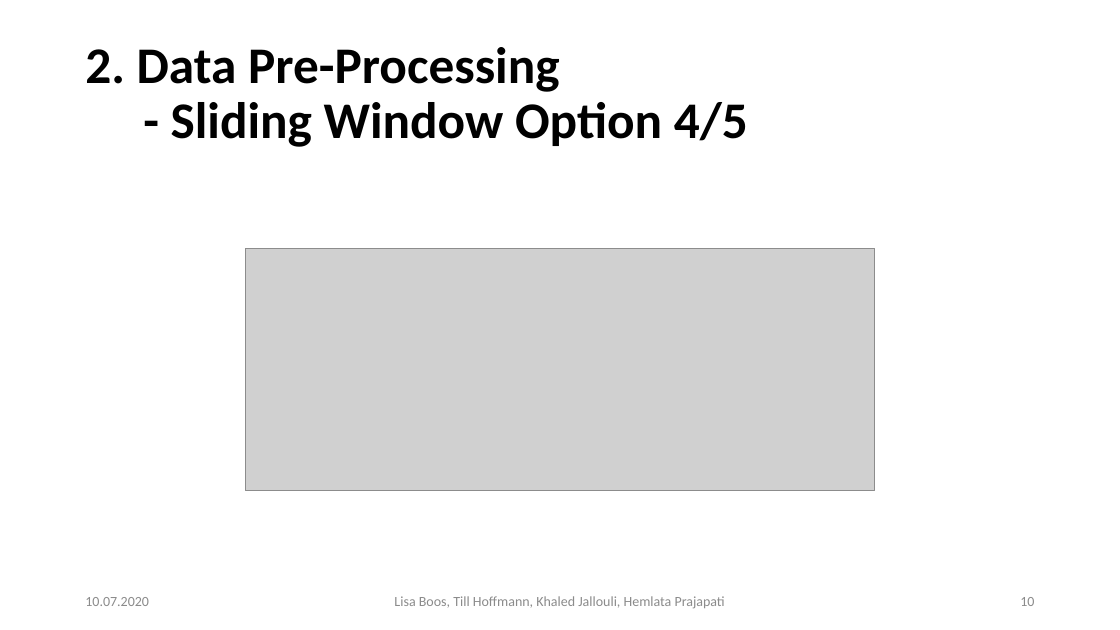
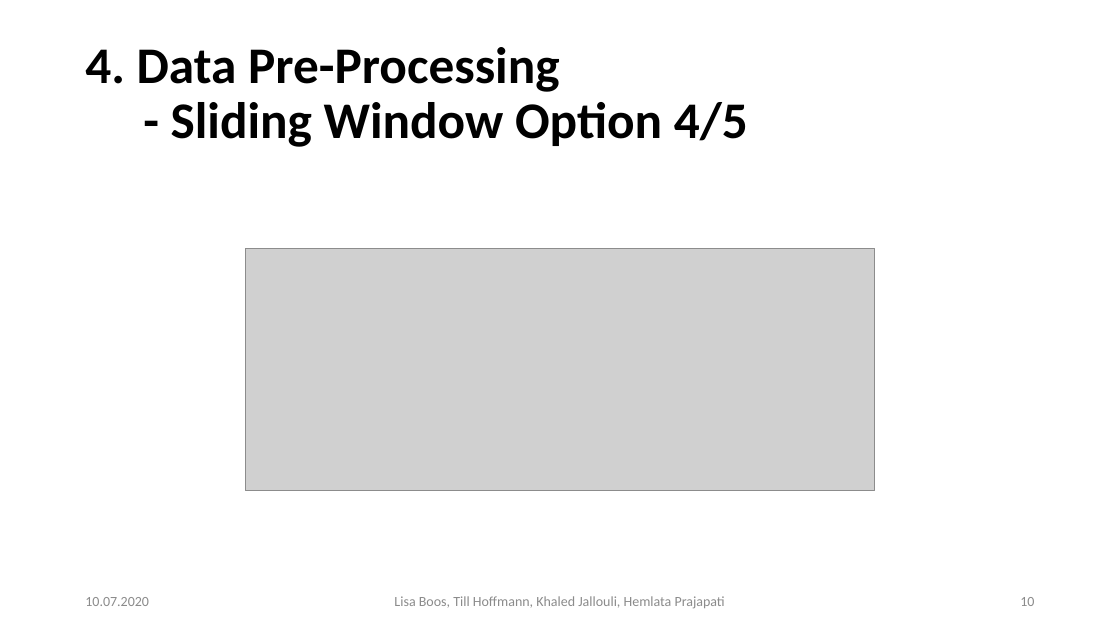
Before and after one commit to Khaledjallouli/project, a slide deck: slide 10 of Daily/sprint9/Final_Presentation_Phase_I.pptx. Drawn at 1120x630 pixels with LibreOffice and Linux fonts; fonts in the diff are those of the drawing; grey boxes stand for pictures; background and template pictures are left out. Boxes give left, top, right and bottom in pixels: in the first picture for what was removed or moved away, otherwise in the second. Text is boxed around its words. In the diff, an @@ line names an element or a change of style, - is before the commit and + after.

```diff
--- a/Daily/sprint9/Final_Presentation_Phase_I.pptx
+++ b/Daily/sprint9/Final_Presentation_Phase_I.pptx
@@ title at (x1=85, y1=47, x2=748, y2=147): text changed @@
-2. Data Pre-Processing
-- Sliding Window Option 4/5
+4. Data Pre-Processing
+- Sliding Window Option 4/5
```
Also in this commit, not shown: 27 other slides changed.
